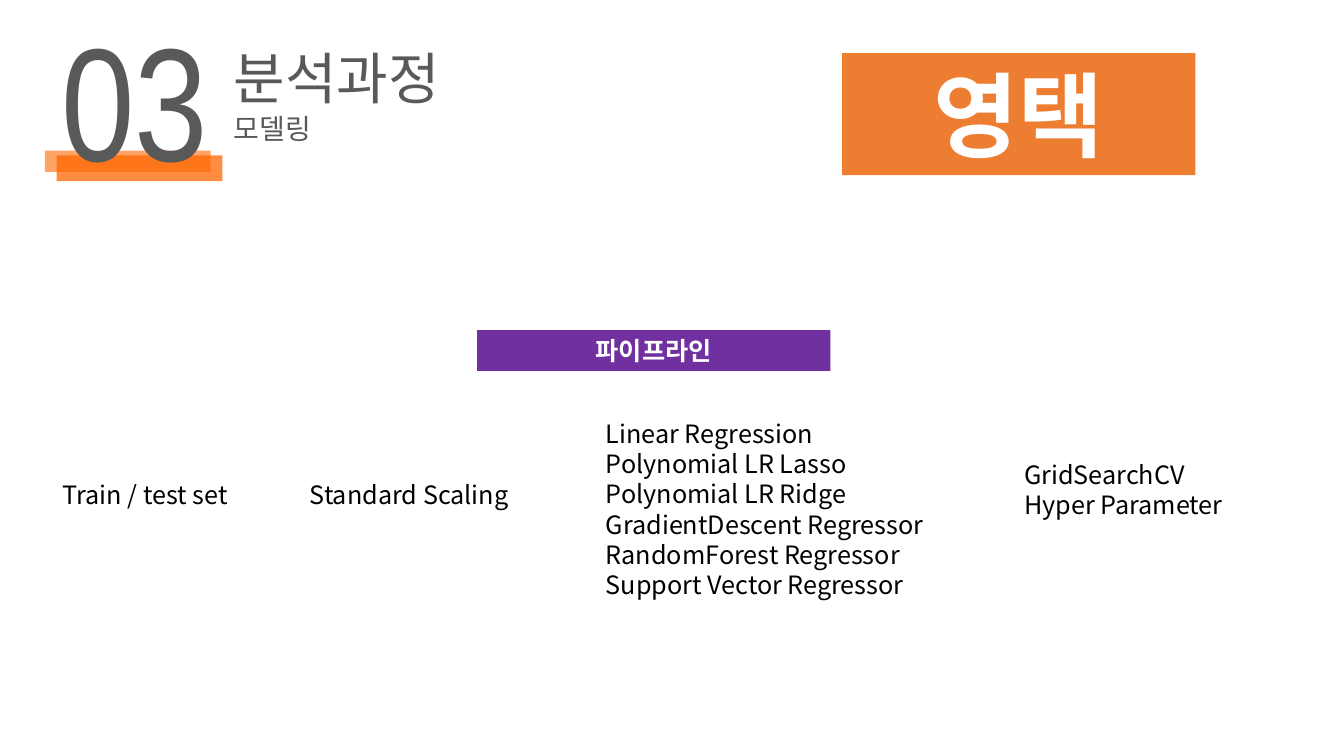
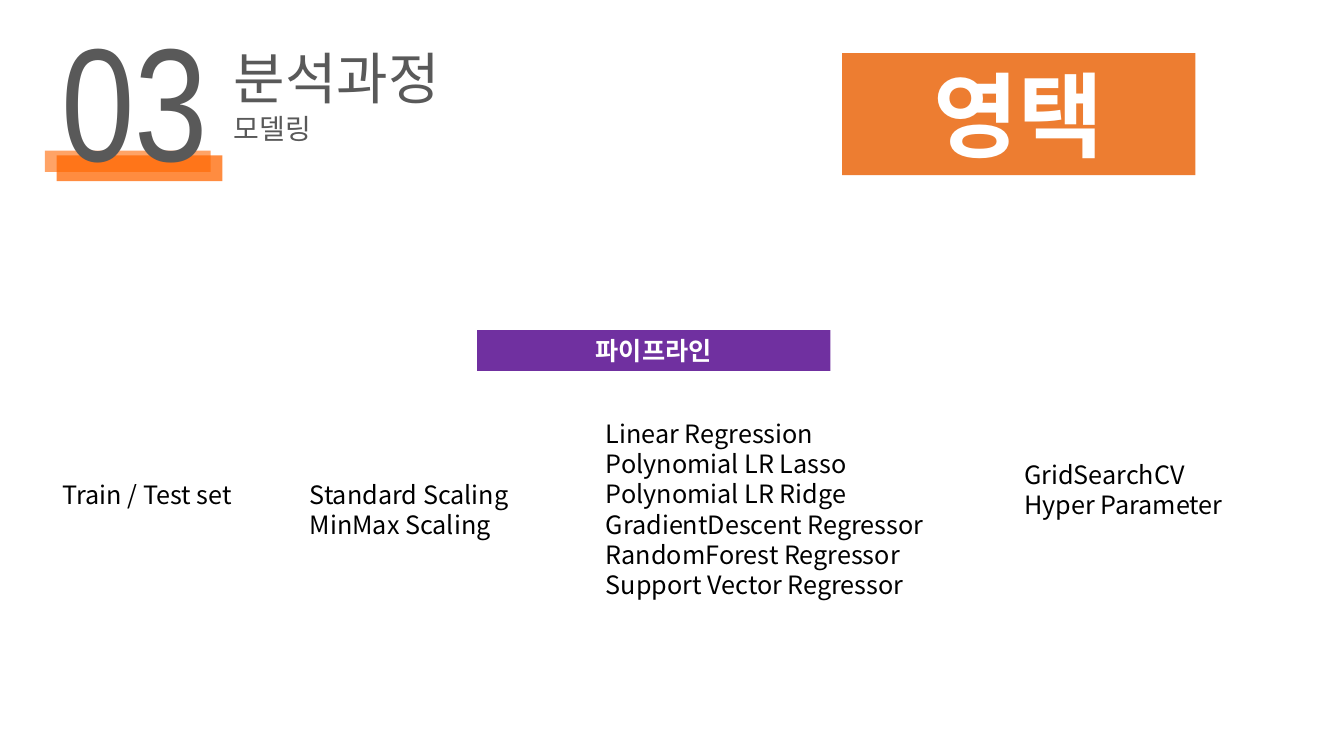
Before and after one commit to Joonyeong97/Jeju_Analysis_Project, a slide deck: slide 3 of 영택.pptx (slide 2 before the commit). Drawn at 1344x756 pixels with LibreOffice and Linux fonts; fonts in the diff are those of the drawing. Boxes give left, top, right and bottom in pixels: in the first picture for what was removed or moved away, otherwise in the second. Text is boxed around its words. In the diff, an @@ line names an element or a change of style, - is before the commit and + after.

```diff
--- a/영택.pptx
+++ b/영택.pptx
@@ text at (x1=63, y1=484, x2=232, y2=505): text changed @@
-Train / test set
+Train / Test set
@@ text at (x1=310, y1=514, x2=490, y2=540): paragraph added @@
+MinMax Scaling
```
Also in this commit, not shown: 1 other slide changed, 2 slides added, 3 other files.
